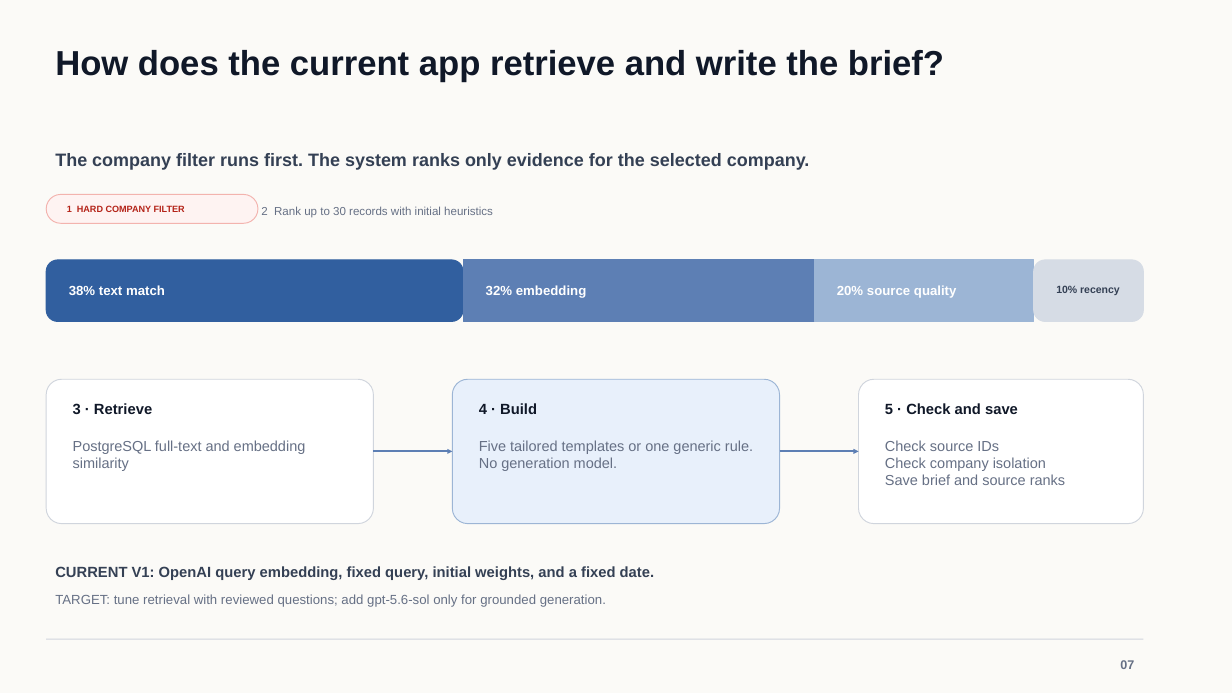
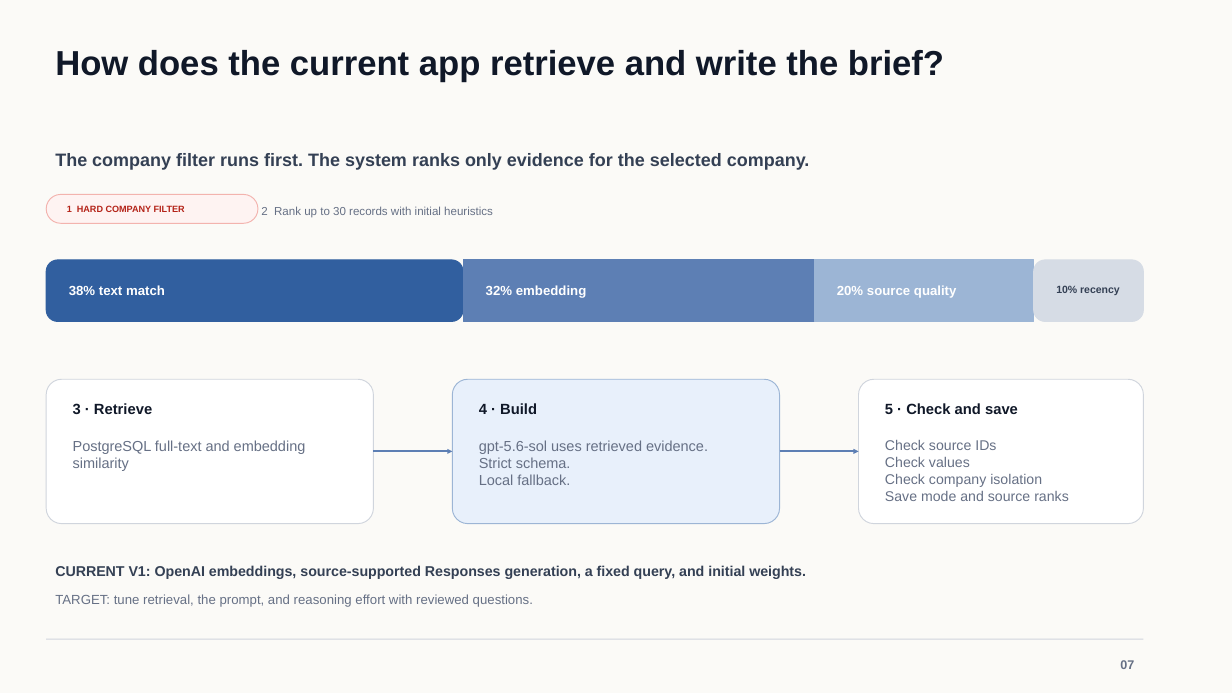
Before and after one commit to osuthorpe/LENS-POC, a slide deck: slide 7 of docs/AVIC-Portfolio-Intelligence-Brief.pptx. Drawn at 1232x693 pixels with LibreOffice and Linux fonts; fonts in the diff are those of the drawing. Boxes give left, top, right and bottom in pixels: in the first picture for what was removed or moved away, otherwise in the second. Text is boxed around its words. In the diff, an @@ line names an element or a change of style, - is before the commit and + after.

Commit message:
Add source-supported brief generation

```diff
--- a/docs/AVIC-Portfolio-Intelligence-Brief.pptx
+++ b/docs/AVIC-Portfolio-Intelligence-Brief.pptx
@@ text at [479, 440, 708, 485]: text changed @@
-Five tailored templates or one generic rule. No generation model.
+gpt-5.6-sol uses retrieved evidence.
+Strict schema.
+Local fallback.
@@ text at [885, 440, 1042, 487]: size 11.2 to 11 pt in "Check source IDs", "Check company isolation" @@
@@ text at [885, 457, 970, 467]: paragraph added @@
+Check values
@@ text at [885, 491, 1069, 501]: text changed; size 11.2 to 11 pt @@
-Save brief and source ranks
+Save mode and source ranks
@@ text at [55, 565, 806, 579]: text changed; size 11.5 to 11.1 pt @@
-CURRENT V1: OpenAI query embedding, fixed query, initial weights, and a fixed date.
+CURRENT V1: OpenAI embeddings, source-supported Responses generation, a fixed query, and initial weights.
@@ text at [55, 594, 533, 607]: text changed @@
-TARGET: tune retrieval with reviewed questions; add gpt-5.6-sol only for grounded generation.
+TARGET: tune retrieval, the prompt, and reasoning effort with reviewed questions.
```
Also in this commit, not shown: 11 other slides changed, 18 other files.
